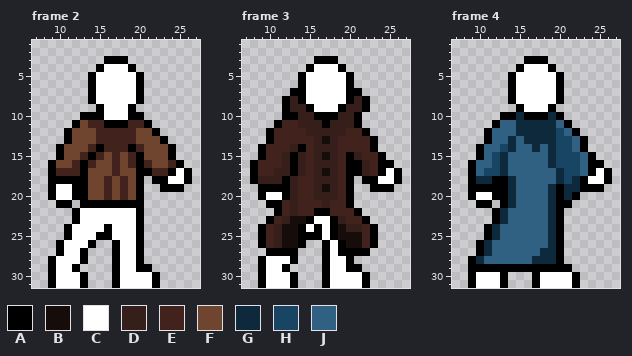
Pixel-art file, stored at src/assets/images/own/characters/PlayerBody.aseprite. The picture above is the old version.
32x32 pixels, 4 frames. Shown: frame 2: x 7..27, y 1..31; frame 3: x 7..27, y 1..31; frame 4: x 7..27, y 1..31. The commit also changed other frames, which this record leaves out.
Visible layers, top first: "Body Items", "Doll".
Palette (. is transparent): A #000000  B #160c0a  C #ffffff  D #361f1a  E #41221c  F #6f4530  G #0f293c  H #194564  J #306082
Pixels before, frame 2, first column x 9:
 3 .......AAA........
 4 ......ACCCA.......
 5 .....ACCCCCA......
 6 .....ACCCCCA......
 7 .....ACCCCCA......
 8 .....ACCCCCA......
 9 ......ACCCA.......
10 ....AAACCCAA......
11 ...AFEEAAAEEA.....
12 ..AFFFEEEEEFFA....
13 ..AFFFEEEEEFFFA...
14 .AFFFEAEEEAEFFFA..
15 .AFFEAEFEFEAFFFA..
16 AFFEAEFFEFEAEFFEA.
17 AEEEAFFFEFFAAEEACA
18 AAAAAFFEFEFA.AACCA
19 ACCAAFFEFEFA..AAA.
20 ACCAAFFEFEFA......
21 .AA.AAAAAAAA......
22 ...ACCCCCCCA......
23 ...ACCCCCCCA......
24 ..ACCCCACCCA......
25 ..ACCCAACCCA......
26 .ACCCA..ACCA......
27 .ACCA...ACCA......
28 ACCCA...ACCA......
29 ACCA....ACCAA.....
30 ACCCA...ACCCCA....
31 ACCCA...ACCCCA....
Pixels before, frame 3, first column x 8:
 3 ........AAA........
 4 .......ACCCA.......
 5 ......ACCCCCA......
 6 ......ACCCCCA......
 7 .....AACCCCCAA.....
 8 ....ADACCCCCADA....
 9 ....ADDACCCADDA....
10 ....AADDAAADDA.....
11 ...AEEDDDADDDA.....
12 ..AEEEEDDDDDEEA....
13 ..AEEEEEDBDEEEEA...
14 .AEEEDAEDDDEEEEA...
15 .AEEDADEDBDEADEEA..
16 AEEEDADEDDDEAADEAA.
17 AEEDDADEDBDEAADEACA
18 ADDDADEEDDDEA.AACCA
19 .AAAADEEDBDEA..AAA.
20 .ACCADEEDDDEA......
21 ..AAEDEEEDEEA......
22 ...AEDEEAAEEEA.....
23 ..AEDBBACCADEEA....
24 .AEDBBACACABDDEA...
25 .AEDBBAAACABBBEA...
26 .AEDBBA..ACABBEA...
27 ..AAAA...ACAAAA....
28 .ACCCA...ACCA......
29 .ACCA....ACCAA.....
30 .ACCCA...ACCCCA....
31 .ACCCA...ACCCCA....
Pixels before, frame 4, first column x 9:
 3 .......AAA........
 4 ......ACCCA.......
 5 .....ACCCCCA......
 6 .....ACCCCCA......
 7 .....ACCCCCA......
 8 .....ACCCCCA......
 9 ......ACCCA.......
10 ....AAGAAAGA......
11 ...AJJGGGGGJA.....
12 ..AJJJGGGGGHJA....
13 ..AJJGJGGGGHHJA...
14 .AJJHGJJGJGHHJA...
15 .AJHGJJJJJGHHHJA..
16 AJJHGJJJJJGHHHJAA.
17 AJHHGJJJJJJGHHJACA
18 AGGAAGJJJJJGHGACCA
19 AAAAAGJJJJGAGGAAA.
20 ACCAAGJJJJGAGA....
21 .AA.AGJJJJGAA.....
22 ...AGJJJJJGA......
23 ...AGJJJJJGA......
24 ..AGJJJJJJGA......
25 ..AGJJJJJJGA......
26 .AGJJJJJJJGA......
27 .AGJJJJJJGGA......
28 AGJJJJJJGGGA......
29 AAAAAAAAAAAAA.....
30 ACCCA...ACCCCA....
31 ACCCA...ACCCCA....
Once edited:
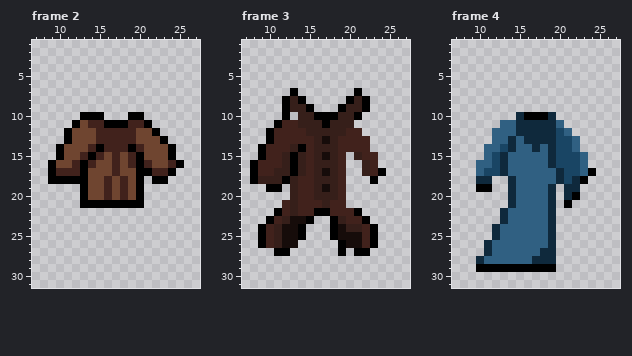
Changes in this commit:
layer "Doll" now hidden
Frame 2:
The edit erases colour A in row 3 at x 16 to 18; in row 4 at x 15 and 19; in rows 5 to 8 at x 14 and 20; in row 9 at x 15 and 19; in rows 17 to 18 at x 26; in row 19 at x 9, 12 and 23 to 25.
The edit erases colour A in row 20 at x 9 and 12; in row 21 at x 10 to 11; in rows 22 to 23 at x 12 and 20; in row 24 at x 11, 16 and 20; in row 25 at x 11, 15 to 16 and 20; in row 26 at x 10, 14, 17 and 20.
The edit erases colour A in row 27 at x 10, 13, 17 and 20; in row 28 at x 9, 13, 17 and 20; in row 29 at x 9, 12, 17 and 20 to 21; in rows 30 to 31 at x 9, 13, 17 and 22.
The edit erases colour C in row 4 at x 16 to 18; in rows 5 to 8 at x 15 to 19; in rows 9 to 10 at x 16 to 18; in row 17 at x 25; in row 18 at x 24 to 25; in rows 19 to 20 at x 10 to 11.
The edit erases colour C in rows 22 to 23 at x 13 to 19; in row 24 at x 12 to 15 and 17 to 19; in row 25 at x 12 to 14 and 17 to 19; in row 26 at x 11 to 13 and 18 to 19; in row 27 at x 11 to 12 and 18 to 19; in row 28 at x 10 to 12 and 18 to 19.
The edit erases colour C in row 29 at x 10 to 11 and 18 to 19; in rows 30 to 31 at x 10 to 12 and 18 to 21.
Frame 3:
The edit erases colour A in row 3 at x 16 to 18; in row 4 at x 15 and 19; in rows 5 to 7 at x 14 and 20; in row 10 at x 13; in row 11 at x 21; in row 12 at x 22.
The edit erases colour A in rows 13 to 14 at x 23; in row 15 at x 20 and 24; in row 16 at x 20 to 21 and 24 to 25; in row 17 at x 20 to 21 and 26; in row 18 at x 20, 22 and 26; in row 19 at x 9, 12, 20 and 23 to 25.
The edit erases colour A in row 20 at x 9, 12 and 20; in row 21 at x 10 to 11 and 20; in row 24 at x 16; in row 25 at x 15 to 16; in row 26 at x 14 and 17; in row 27 at x 10, 13, 17 and 20.
The edit erases colour A in row 28 at x 9, 13, 17 and 20; in row 29 at x 9, 12, 17 and 20 to 21; in rows 30 to 31 at x 9, 13, 17 and 22.
The edit erases colour C in row 4 at x 16 to 18; in rows 5 to 8 at x 15 to 19; in row 9 at x 16 to 18; in row 17 at x 25; in row 18 at x 24 to 25; in row 20 at x 10 to 11.
The edit erases colour C in row 23 at x 16 to 17; in row 24 at x 15 and 17; in row 25 at x 17; in rows 26 to 27 at x 18; in row 28 at x 10 to 12 and 18 to 19; in row 29 at x 10 to 11 and 18 to 19.
The edit erases colour C in rows 30 to 31 at x 10 to 12 and 18 to 21.
Frame 4:
The edit erases colour A in row 3 at x 16 to 18; in row 4 at x 15 and 19; in rows 5 to 8 at x 14 and 20; in row 9 at x 15 and 19; in row 10 at x 13 to 14 and 20; in row 11 at x 12 and 21.
The edit erases colour A in row 12 at x 11 and 22; in row 13 at x 11 and 23; in row 14 at x 10 and 23; in row 15 at x 10 and 24; in row 16 at x 9 and 24 to 25; in row 17 at x 9 and 26.
The edit erases colour A in row 18 at x 9, 12 to 13 and 26; in row 19 at x 9, 12 to 13, 20 and 23 to 25; in row 20 at x 9, 12 to 13 and 20; in row 21 at x 10 to 11, 13 and 20; in rows 22 to 23 at x 12 and 20; in rows 24 to 25 at x 11 and 20.
The edit erases colour A in rows 26 to 27 at x 10 and 20; in row 28 at x 9 and 20; in row 29 at x 9 and 20 to 21; in rows 30 to 31 at x 9, 13, 17 and 22.
The edit erases colour C in row 4 at x 16 to 18; in rows 5 to 8 at x 15 to 19; in row 9 at x 16 to 18; in row 17 at x 25; in row 18 at x 24 to 25; in row 20 at x 10 to 11.
The edit erases colour C in rows 30 to 31 at x 10 to 12 and 18 to 21.
Where, in picture pixels (left, top, right, bottom), the same in both pictures:
erased: (88, 56, 144, 120)
erased: (48, 168, 192, 288)
erased: (258, 56, 402, 288)
erased: (468, 56, 612, 288)
